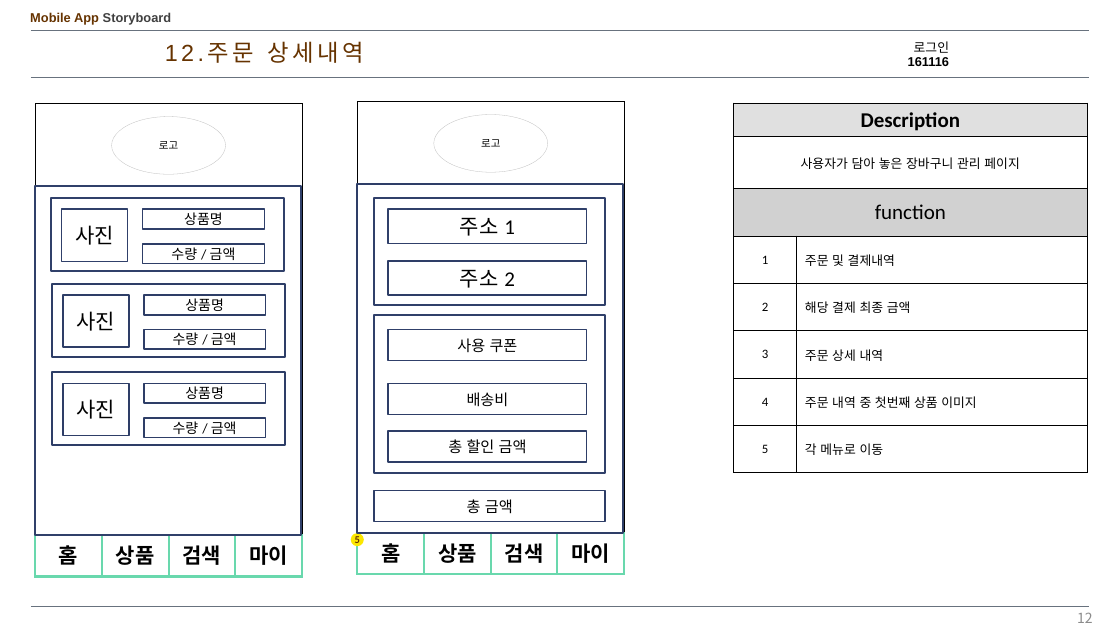
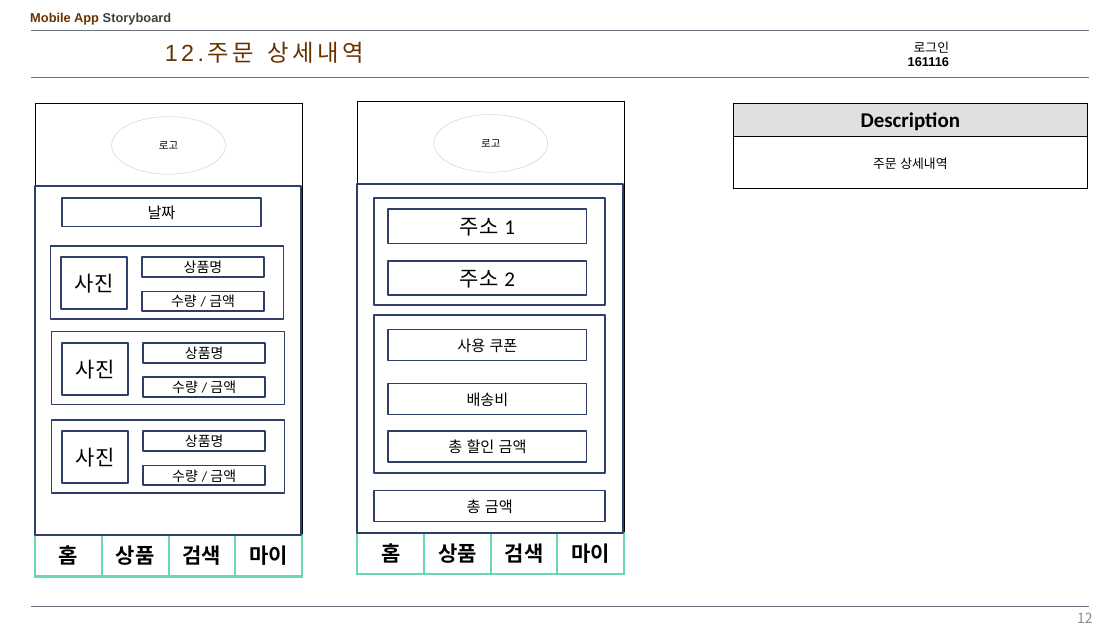
Before and after one commit to kangheechoul/document, a slide deck: slide 12 of 프레젠테이션 1.pptx. Drawn at 1120x630 pixels with LibreOffice and Linux fonts; fonts in the diff are those of the drawing. Boxes give left, top, right and bottom in pixels: in the first picture for what was removed or moved away, otherwise in the second. Text is boxed around its words. In the diff, an @@ line names an element or a change of style, - is before the commit and + after.

Commit message:
0527 APP

```diff
--- a/프레젠테이션 1.pptx
+++ b/프레젠테이션 1.pptx
@@ table at box(734, 103, 1087, 189) @@
-row 2: 사용자가 담아 놓은 장바구니 관리 페이지 | 
-row 3: function | 
-row 4: 1 | 주문 및 결제내역
-row 5: 2 | 해당 결제 최종 금액
-row 6: 3 | 주문 상세 내역
-row 7: 4 | 주문 내역 중 첫번째 상품 이미지
-row 8: 5 | 각 메뉴로 이동
+row 2: 주문 상세내역 | 
@@ rectangle added at box(62, 198, 260, 227), fill #FFFFFF, outline #30416A 1.5 pt, 13 pt, text #000000 @@
+날짜
@@ 11 rectangles: place and size @@
-11 rectangles at box(51, 198, 285, 445)
+11 rectangles at box(50, 246, 284, 493)
@@ rectangle "수량 / 금액": place and size @@
-rectangle "수량 / 금액" at box(144, 418, 266, 438)
+rectangle "수량 / 금액" at box(144, 465, 266, 486)
@@ ellipse removed at box(351, 534, 365, 547) @@
-5
```
Also in this commit, not shown: 2 other slides changed, 2 slides added.
